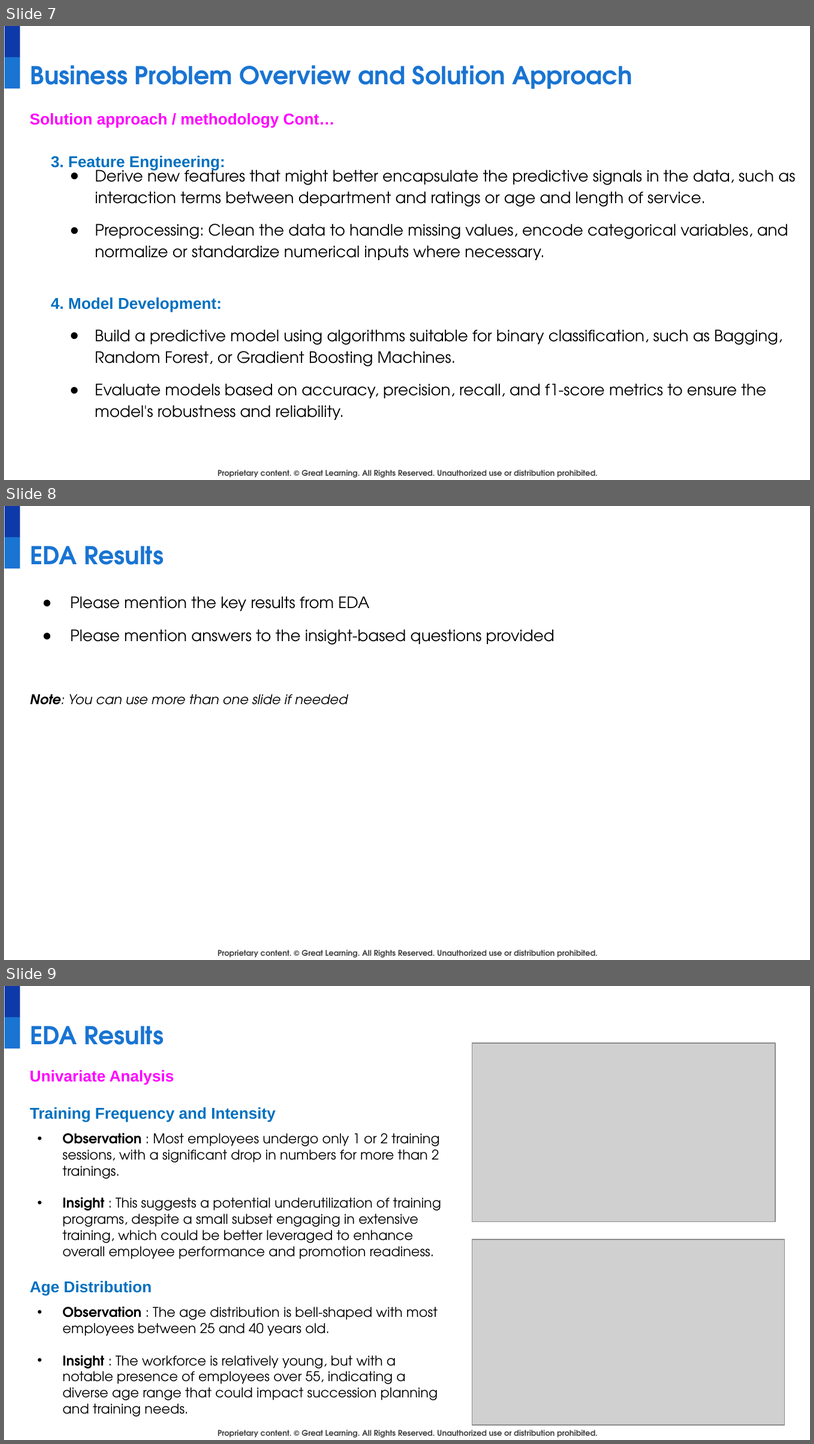
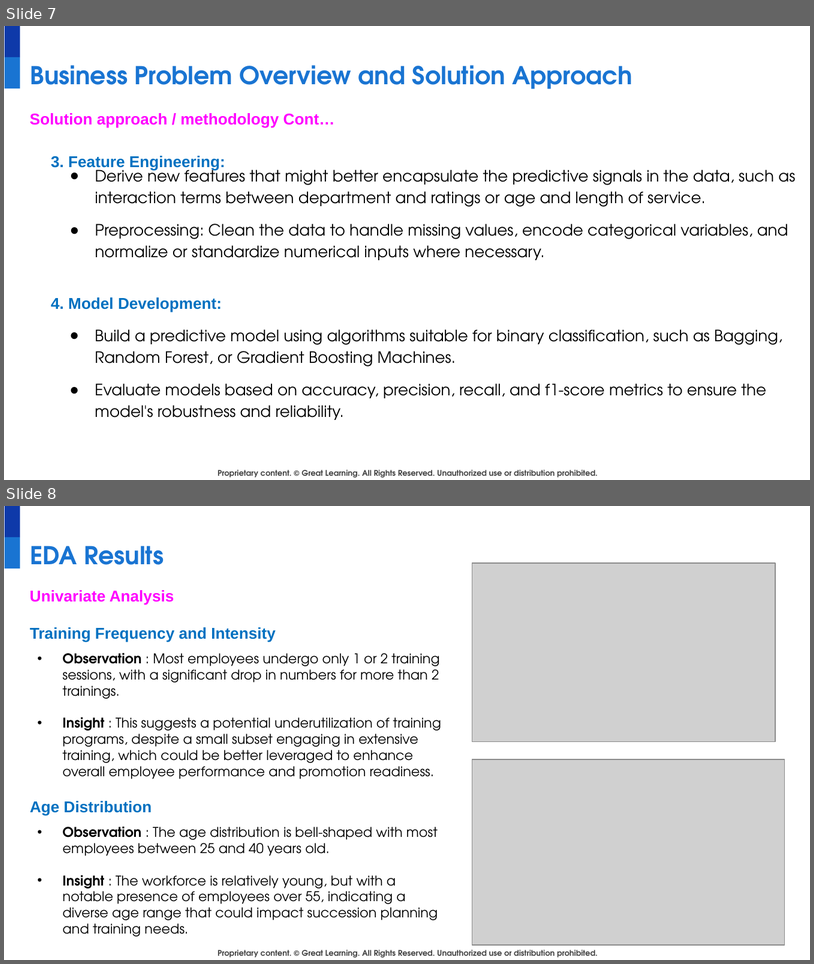
Before and after one commit to developer20sujeet/Python_For_AIML_DataScience, a slide deck: GreatLearningProject/Advanced ML/LowCode_Additional__Project_AML.pptx. Shown one above the other, each under a label of ours: slides 7, 8 and 9 before the commit, slides 7 and 8 after it. The pictures are 814x1444 and 814x964 pixels, drawn with LibreOffice and Linux fonts; fonts in the diff are those of the drawing; grey boxes stand for pictures; background and template pictures are left out. Boxes give left, top, right and bottom in pixels: in the first picture for what was removed or moved away, otherwise in the second. Text is boxed around its words. In the diff, an @@ line names an element or a change of style, - is before the commit and + after.

```diff
--- a/GreatLearningProject/Advanced ML/LowCode_Additional__Project_AML.pptx
+++ b/GreatLearningProject/Advanced ML/LowCode_Additional__Project_AML.pptx
@@ slide 8 removed at (x1=4, y1=506, x2=810, y2=960), background #FFFFFF; not listed: 3 template elements that a slide beside it also shows @@
@@ title removed at (x1=30, y1=546, x2=164, y2=565) @@
-EDA Results
@@ text removed at (x1=30, y1=596, x2=555, y2=705) @@
-● Please mention the key results from EDA
-● Please mention answers to the insight-based questions provided
-Note: You can use more than one slide if needed
@@ what was slide 9 is now slide 8 @@
```
Also in this commit, not shown: 2 slides changed, 3 slides added, 3 other slides removed, 1 other file.
